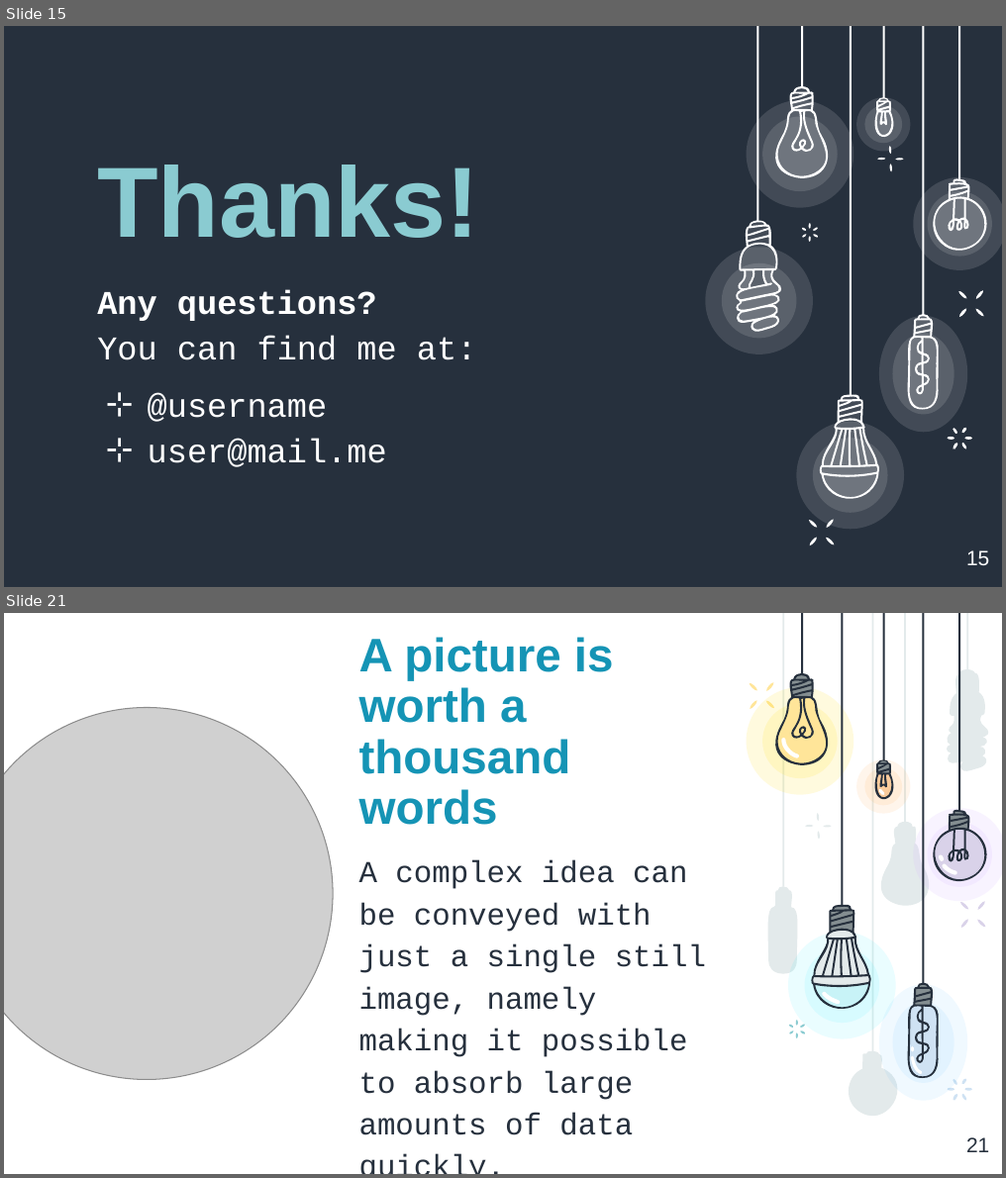
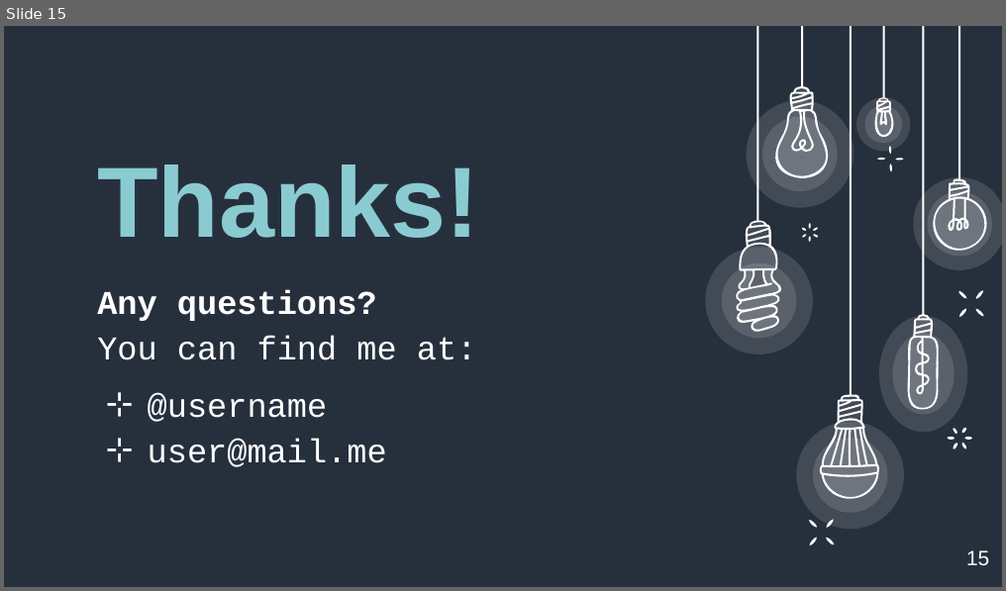
Before and after one commit to hritambh/Connect4Game, a slide deck: connect_4 ppt.pptx. Shown one above the other, each under a label of ours: slides 15 and 21 before the commit, slide 15 after it; the slides between them are not shown. The pictures are 1006x1178 and 1006x591 pixels, drawn with LibreOffice and Linux fonts; fonts in the diff are those of the drawing; grey boxes stand for pictures. Boxes give left, top, right and bottom in pixels: in the first picture for what was removed or moved away, otherwise in the second. Text is boxed around its words. In the diff, an @@ line names an element or a change of style, - is before the commit and + after.

```diff
--- a/connect_4 ppt.pptx
+++ b/connect_4 ppt.pptx
@@ slide 21 removed at [4,613,1002,1174], background #FFFFFF @@
@@ title removed at [359,637,614,825] @@
-A picture is worth a thousand words
@@ picture removed at [4,708,333,1080] @@
@@ text removed at [359,861,706,1136] @@
-A complex idea can be conveyed with just a single still image, namely making it possible to absorb large amounts of data quickly.
@@ group removed at [746,613,1002,1116]: 51 freeform shapes, 10 ellipses, 9 rectangles @@
@@ page number removed at [966,1138,989,1153] @@
-21
```
Also in this commit, not shown: 33 other slides removed.
